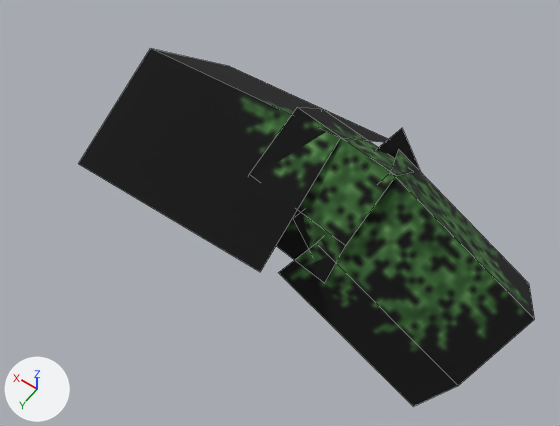
What one commit did to the OBJ model assets/mcme/models/block/spruce_leaves_slab.obj.
Rendered twice from a camera (50 mm lens) standing at (-1.14, 2.19, 4.07) and looking at (0.66, -0.34, 0.11). Arrows for +X, +Y and +Z are at lower left; the lights stay in place. Mesh edges are drawn as thin lines. Where no turn or scale is listed for an object, it has been applied to the vertices. Vertices at the same position are counted once.
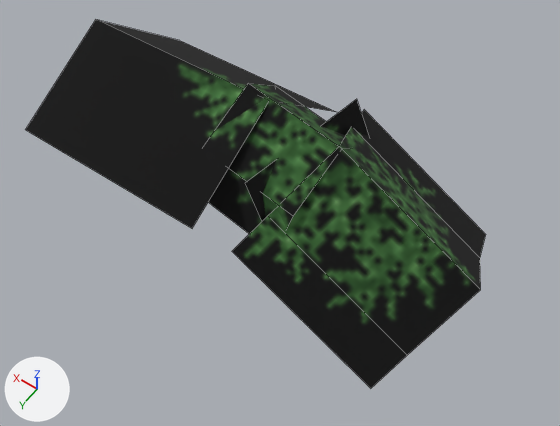
What differs and where, as boxes (x1, y1, x2, y2) in the pictures (560 x 426 px; the box of a moved part takes in the faces that stretch with it):
'plane', reshaped (9% taller): before (278, 150, 534, 406); after (232, 109, 486, 388)
'plane.001', mesh moved: before (79, 49, 388, 272); after (26, 20, 336, 228)
'plane.002', mesh moved: before (249, 107, 410, 283); after (208, 83, 346, 234)
'cube', reshaped: before (293, 128, 421, 249); after (245, 99, 369, 221)
part 2 of me_plane, moved or reshaped (not visible before): after (358, 109, 486, 257)
part 3 of me_plane, moved or reshaped: before (278, 244, 458, 406); after (232, 216, 407, 388)
part 4 of me_plane, moved or reshaped: before (316, 150, 534, 386); after (268, 128, 481, 355)

Edits to the bpy script that builds the scene:
```text
Change me_cube:
    where me_cube.from_pydata(...)  # 4 vertices, 1 face; spans x -0.31..0.361, y -0.977..0.001, z -0.177..0.633
    used by ob_cube; location = (0.0, 0.0, 0.0)
    me_cube part 1
    me_cube.vertices[0].co: (0.196, -0.977, 0.633) -> (0.532, -0.981, 0.685)  # pixel (402, 127) -> pixel (356, 98)
    me_cube.vertices[1].co: (0.361, -0.043, 0.577) -> (0.703, -0.047, 0.65)  # pixel (292, 218) -> pixel (244, 183)
    me_cube.vertices[2].co: (-0.31, -0.933, -0.121) -> (0.122, -0.936, -0.125)
    me_cube.vertices[3].co: (-0.145, 0.001, -0.177) -> (0.293, -0.003, -0.16)
Change me_plane:
    where me_plane.from_pydata(...)  # 10 vertices, 4 faces; spans x -1.015..0.389, y -1.062..0.063, z -0.458..0.786
    used by ob_plane; location = (0.0, 0.0, 0.0)
    me_plane part 2: all 2 vertices in x -0.702..0.326, y -1.062, z -0.349..0.244 are moved by (0.248, -0.125, 0.163)
    me_plane part 3: all 2 vertices in x -0.64..0.389, y 0.062..0.063, z -0.458..0.136 are moved by (0.248, 0.125, 0.163)
    me_plane part 4: all 6 vertices in x -1.015..0.201, y -0.892..-0.051, z -0.133..0.786 are moved by (0.342, 0.0, 0.0)
Change me_plane_001:
    where me_plane_001.from_pydata(...)  # 6 vertices, 2 faces; spans x 0.29..1.85, y -1.25..0.28, z 0.12..0.85
    used by ob_plane_001; location = (0.0, 0.0, 0.0)
    me_plane_001 part 5: the whole mesh is moved by (0.51, -0.02, -0.01)
Change me_plane_002:
    where me_plane_002.from_pydata(...)  # 10 vertices, 4 faces; spans x -0.025..0.784, y -0.935..0.017, z 0.234..0.887
    used by ob_plane_002; location = (0.0, 0.0, 0.0)
    me_plane_002 part 6: the whole mesh is moved by (0.367, -0.013, -0.018)
```
